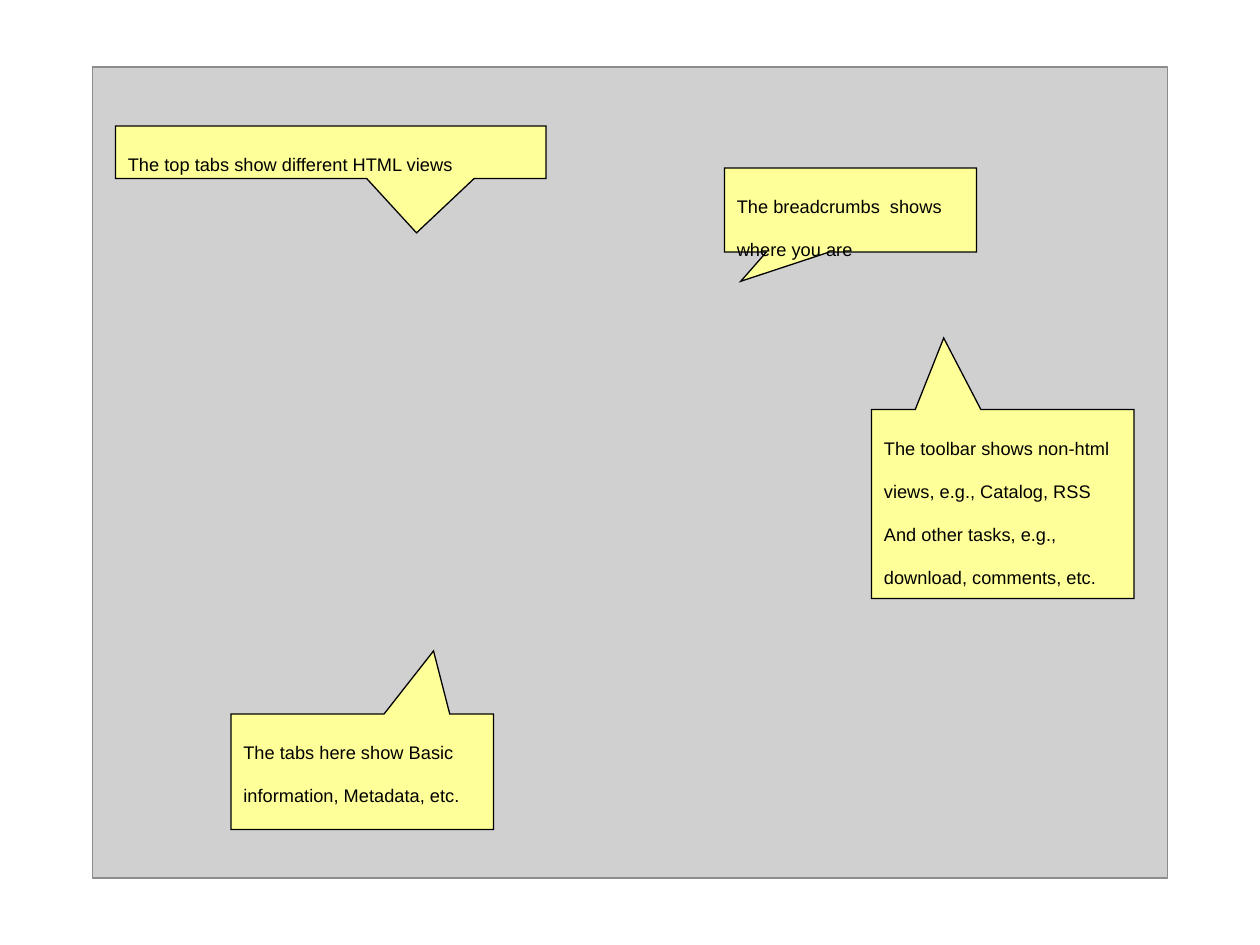
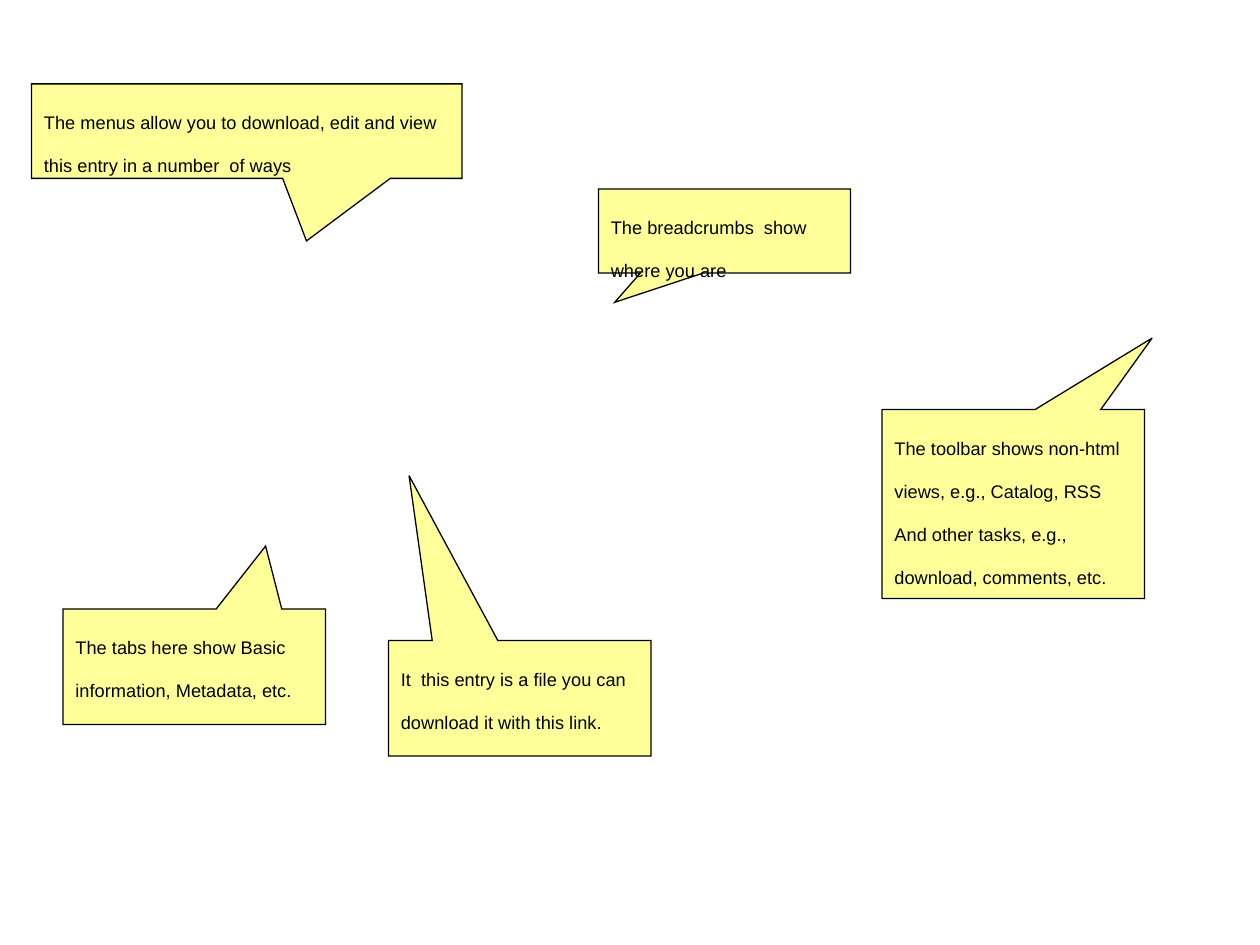
Before and after one commit to Unidata/IDV, a slide deck: slide 6 of ucar/unidata/repository/docs/userguide/content/overview.ppt. Drawn at 1260x945 pixels with LibreOffice and Linux fonts; fonts in the diff are those of the drawing; grey boxes stand for pictures; background and template pictures are left out. Boxes give left, top, right and bottom in pixels: in the first picture for what was removed or moved away, otherwise in the second. Text is boxed around its words. In the diff, an @@ line names an element or a change of style, - is before the commit and + after.

```diff
--- a/ucar/unidata/repository/docs/userguide/content/overview.ppt
+++ b/ucar/unidata/repository/docs/userguide/content/overview.ppt
@@ speech box added at [32, 84, 462, 179], fill #FFFF99, outline #000000 0.74 pt, 18 pt, text #000000 @@
+The menus allow you to download, edit and view this entry in a number of ways
@@ picture removed at [92, 67, 1167, 878] @@
@@ speech box removed at [116, 126, 547, 179] @@
-The top tabs show different HTML views
@@ speech box "The breadcrumbs show where you ...": place and size @@
-speech box "The breadcrumbs show where you ..." at [724, 168, 976, 252]
+speech box "The breadcrumbs show where you ..." at [598, 189, 850, 273]
@@ text in speech box at [611, 220, 807, 281]: text changed @@
-The breadcrumbs shows where you are
+The breadcrumbs show where you are
@@ speech box "The toolbar shows non-html views, ...": place and size @@
-speech box "The toolbar shows non-html views, ..." at [872, 410, 1134, 598]
+speech box "The toolbar shows non-html views, ..." at [882, 410, 1144, 598]
@@ speech box "The toolbar shows non-html views, ..." at [882, 410, 1144, 598]: proportions changed @@
@@ speech box "The tabs here show Basic ...": place and size @@
-speech box "The tabs here show Basic ..." at [231, 714, 493, 830]
+speech box "The tabs here show Basic ..." at [63, 609, 325, 724]
@@ speech box added at [388, 640, 650, 756], fill #FFFF99, outline #000000 0.74 pt, 18 pt, text #000000 @@
+It this entry is a file you can download it with this link.
```
Also in this commit, not shown: 3 other slides changed, 9 other files.
